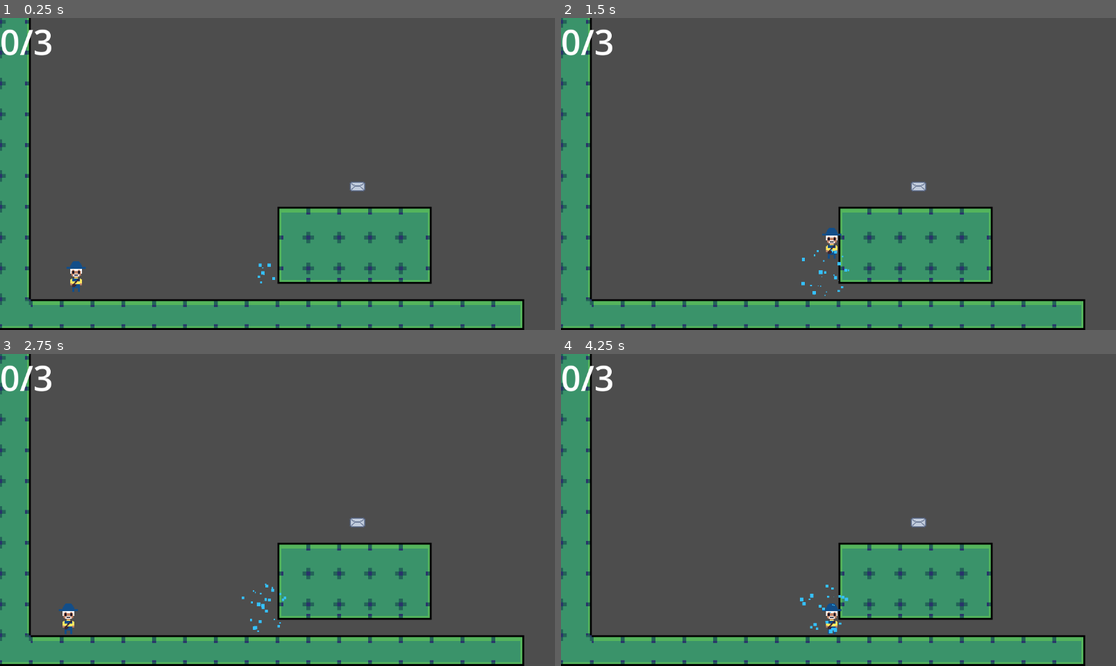
Above: before the commit, frames 1-4 (two rows, left to right).
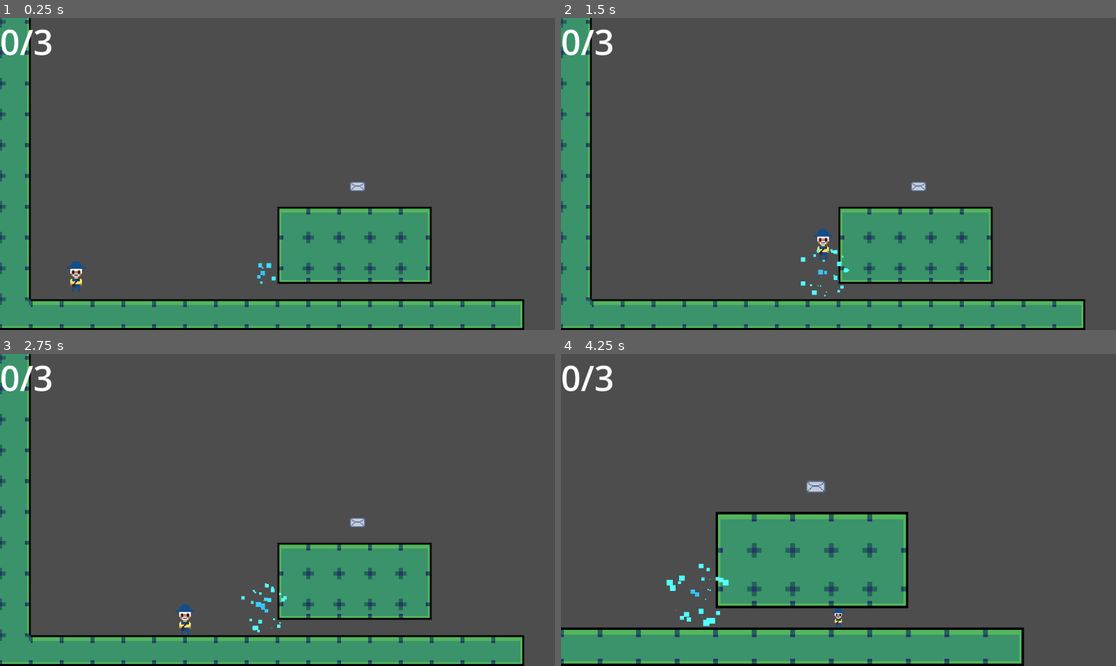
Above: after the commit, the same moments.

Repository: mugrilo18/delivery_on_schedule
Game: Godot game, scene res://Levels/Tutorial/Level04.tscn
Same seed, same stepped clock (60 frames per second), same inputs: the game is played once before the commit and once after it. The project has no main scene, so this scene is started directly.
Inputs:
- Up to frame 1 (0.25 s): no input
- Up to frame 2 (1.5 s): hold Right (right) from 0.53 s (still down); tap Up (jump) at 0.77 s
- Up to frame 3 (2.75 s): tap Up (jump) at 1.52 s; release Right (right) at 2.03 s; hold A (left) from 2.03 s (still down)
- Up to frame 4 (4.25 s): release A (left) at 2.78 s; hold Right (right) from 2.78 s (still down); tap Up (jump) at 3.02, 3.77 s

The runs differ from the first frame. In frame 1, less than 0.1% of the frame differs, in the area x 46-50%, y 78-86%; in frame 2, 0.4%; in frame 3, 0.5%; in frame 4, 24%, in the area x 0-95%, y 0-100%.

Commit message:
Resolve bug shrink

Diff:
--- a/Assets/Components/player.tscn
+++ b/Assets/Components/player.tscn
@@ -21,9 +21,8 @@
 [sub_resource type="RectangleShape2D" id="RectangleShape2D_7dd06"]
 size = Vector2(32, 6)
 
-[sub_resource type="CapsuleShape2D" id="CapsuleShape2D_w2bpg"]
-radius = 7.0
-height = 32.0
+[sub_resource type="RectangleShape2D" id="RectangleShape2D_w2bpg"]
+size = Vector2(32, 32)
 
 [node name="Player" type="CharacterBody2D" groups=["Player"]]
 collision_mask = 11
@@ -37,6 +36,7 @@
 sprite_frames = SubResource("SpriteFrames_onrkg")
 
 [node name="ShrinkArea" type="Area2D" parent="." groups=["Transform"]]
+collision_mask = 4
 
 [node name="CollisionShape2D" type="CollisionShape2D" parent="ShrinkArea" groups=["Transform"]]
 shape = SubResource("CircleShape2D_38rej")
@@ -49,9 +49,10 @@
 
 [node name="IdentifyWall2" type="RayCast2D" parent="."]
 target_position = Vector2(0, -25)
+collision_mask = 2
 
 [node name="IdentifyWall" type="Area2D" parent="."]
-collision_layer = 2
+collision_mask = 2
 script = ExtResource("3_38rej")
 
 [node name="CollisionShape2D" type="CollisionShape2D" parent="IdentifyWall"]
@@ -60,8 +61,7 @@
 debug_color = Color(0.7764706, 0, 0.79607844, 0.21176471)
 
 [node name="CollisionShape2D2" type="CollisionShape2D" parent="."]
-position = Vector2(0, 1)
-shape = SubResource("CapsuleShape2D_w2bpg")
+shape = SubResource("RectangleShape2D_w2bpg")
 
 [connection signal="area_entered" from="IdentifyWall" to="IdentifyWall" method="_on_area_entered"]
 [connection signal="area_exited" from="IdentifyWall" to="IdentifyWall" method="_on_area_exited"]
--- a/Assets/Scripts/Player/player.gd
+++ b/Assets/Scripts/Player/player.gd
@@ -29,10 +29,12 @@
 
 	move_and_slide()
 
+	print(wall.collide_with_bodies)
+
 func Shrink():
 	transform.x /= 2
 	transform.y /= 2
-	get_child(2).zoom += Vector2(0.5, 0.5)
+	get_child(3).zoom += Vector2(0.5, 0.5)
 	jumpVelocity = -400.0 / 1.5
 	size = 1
 
@@ -55,12 +57,12 @@
 		1:
 			transform.x *= 2
 			transform.y *= 2
-			get_child(2).zoom -= Vector2(0.5, 0.5)
+			get_child(3).zoom -= Vector2(0.5, 0.5)
 			jumpVelocity = -400.0
 			size = 0
 		2:
 			transform.x /= 2
 			transform.y /= 2
-			get_child(2).zoom += Vector2(0.5, 0.5)
+			get_child(3).zoom += Vector2(0.5, 0.5)
 			jumpVelocity = -400.0
 			size = 0
--- a/Levels/Tutorial/Level04.tscn
+++ b/Levels/Tutorial/Level04.tscn
@@ -6,9 +6,17 @@
 [ext_resource type="PackedScene" uid="uid://1s04symawjn3" path="res://Assets/Components/player.tscn" id="4_jh7c4"]
 [ext_resource type="PackedScene" uid="uid://b3rpoxy1v1sxv" path="res://Assets/Components/Objects/mailbox.tscn" id="5_llecn"]
 [ext_resource type="PackedScene" uid="uid://nrly1p4x0xek" path="res://Assets/Components/Objects/mail.tscn" id="6_yet3o"]
+[ext_resource type="Script" uid="uid://ch6vg57ebvqy3" path="res://Assets/Scripts/encolhe.gd" id="7_7f2rm"]
 
 [sub_resource type="RectangleShape2D" id="RectangleShape2D_m4w1b"]
 size = Vector2(45.125, 56.625)
+
+[sub_resource type="Curve" id="Curve_m4w1b"]
+_data = [Vector2(0, 0), 0.0, 0.0, 0, 0, Vector2(0.5350553, 0.6111963), 0.0, 0.0, 0, 0]
+point_count = 2
+
+[sub_resource type="CurveTexture" id="CurveTexture_7f2rm"]
+curve = SubResource("Curve_m4w1b")
 
 [sub_resource type="ParticleProcessMaterial" id="ParticleProcessMaterial_m4w1b"]
 radial_velocity_min = 64.71998
@@ -17,8 +25,9 @@
 radial_accel_min = -82.2
 radial_accel_max = -82.2
 scale_min = 0.0
-scale_max = 4.0
+scale_max = 5.24
 color = Color(0.20784314, 0.75686276, 1, 1)
+emission_curve = SubResource("CurveTexture_7f2rm")
 
 [node name="Tutorial04" type="Node2D"]
 script = ExtResource("1_m4w1b")
@@ -28,7 +37,7 @@
 [node name="TileMapLayer" parent="." instance=ExtResource("3_m6cmb")]
 tile_map_data = PackedByteArray("AAAIAAgAAAAEAAEAAAAJAAgAAAAFAAEAAAAKAAgAAAAFAAEAAAALAAgAAAAFAAEAAAAMAAgAAAAGAAEAAAAMAA …(768 unchanged characters)…
 
-[node name="Player" parent="." instance=ExtResource("4_jh7c4")]
+[node name="Player" parent="." groups=["Transform"] instance=ExtResource("4_jh7c4")]
 position = Vector2(47, 268)
 
 [node name="Mailbox" parent="." instance=ExtResource("5_llecn")]
@@ -46,7 +55,8 @@
 [node name="Letter3" parent="Mail" instance=ExtResource("6_yet3o")]
 position = Vector2(953, 303)
 
-[node name="Area2D" type="Area2D" parent="."]
+[node name="Area2D" type="Area2D" parent="." groups=["ShrinkArea"]]
+script = ExtResource("7_7f2rm")
 
 [node name="CollisionShape2D" type="CollisionShape2D" parent="Area2D"]
 position = Vector2(240.5625, 292.3125)
@@ -56,3 +66,6 @@
 position = Vector2(0.4375, -0.3125)
 amount = 32
 process_material = SubResource("ParticleProcessMaterial_m4w1b")
+
+[connection signal="area_entered" from="Area2D" to="Area2D" method="_on_area_entered"]
+[connection signal="area_exited" from="Area2D" to="Area2D" method="_on_area_exited"]
Binary file changed: Assets/Art/Aseprite/Characters.aseprite
Not shown: 1 places in Levels/Tutorial/Level04.tscn that only renumber resources
